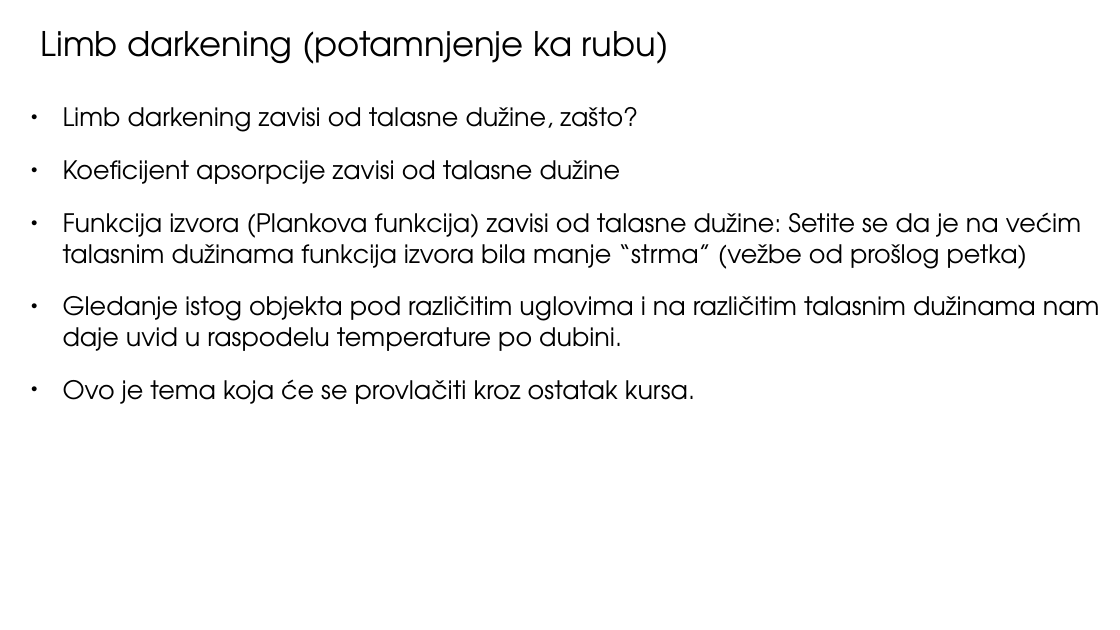
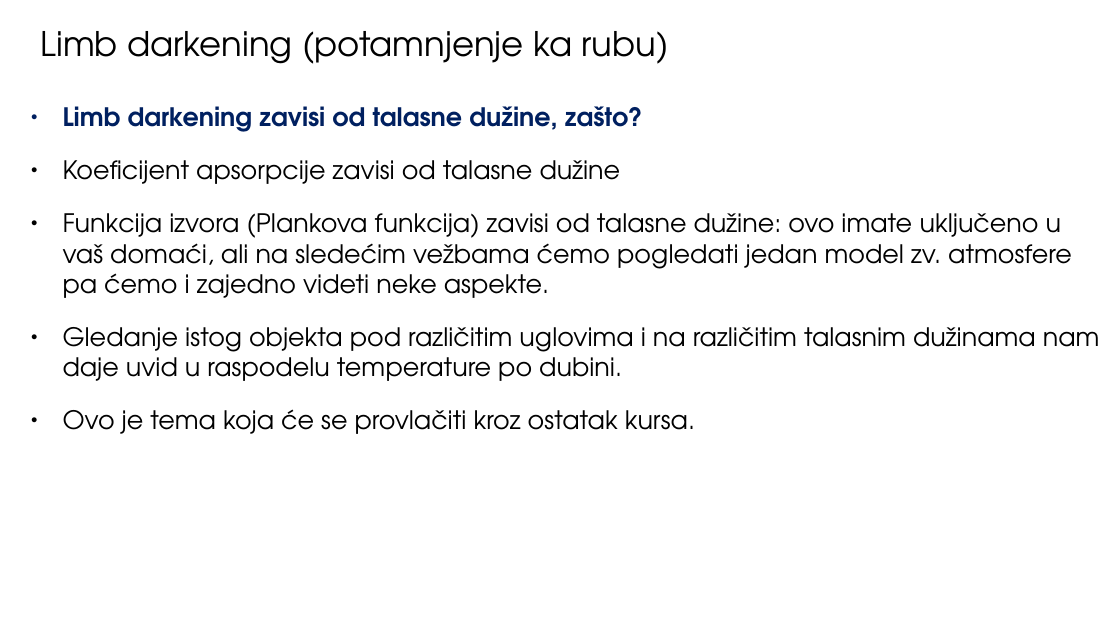
Before and after one commit to ivanzmilic/TZS_matf, a slide deck: slide 11 of Predavanja/Predavanje_05_Atmosfere_u_RZ.pptx (slide 10 before the commit). Drawn at 1120x630 pixels with LibreOffice and Linux fonts; fonts in the diff are those of the drawing. Boxes give left, top, right and bottom in pixels: in the first picture for what was removed or moved away, otherwise in the second. Text is boxed around its words. In the diff, an @@ line names an element or a change of style, - is before the commit and + after.

```diff
--- a/Predavanja/Predavanje_05_Atmosfere_u_RZ.pptx
+++ b/Predavanja/Predavanje_05_Atmosfere_u_RZ.pptx
@@ text at box(63, 106, 643, 132): text colour #000000 to #002060, bold on in "Limb darkening zavisi od talasne dužine, zašto?" @@
@@ text at box(63, 213, 1072, 298): text changed @@
-● Funkcija izvora (Plankova funkcija) zavisi od talasne dužine: Setite se da je na većim talasnim dužinama funkcija izvora bila manje “strma” (vežbe od prošlog petka)
+● Funkcija izvora (Plankova funkcija) zavisi od talasne dužine: ovo imate uključeno u vaš domaći, ali na sledećim vežbama ćemo pogledati jedan model zv. atmosfere pa ćemo i zajedno videti neke aspekte.
```
Also in this commit, not shown: 23 other slides changed, 2 slides added, 1 slide removed, 5 other files.
